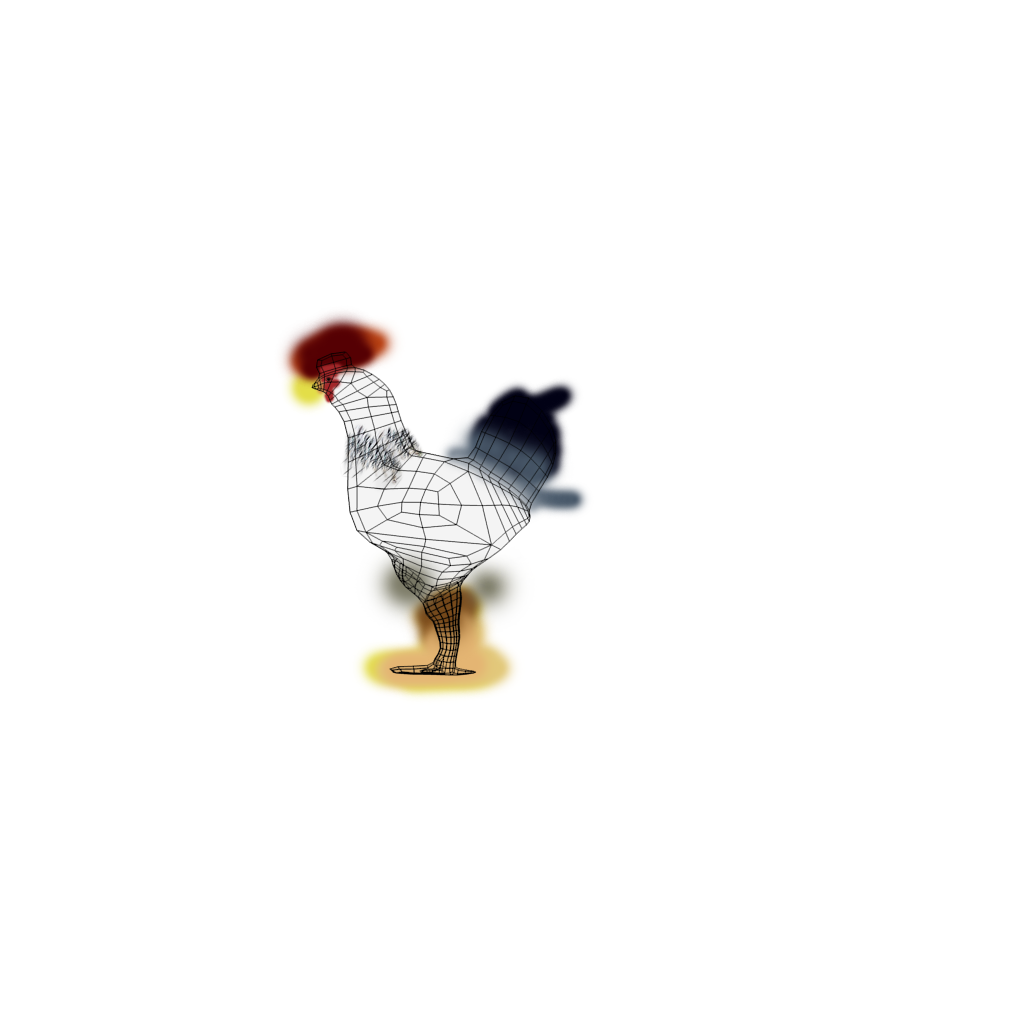
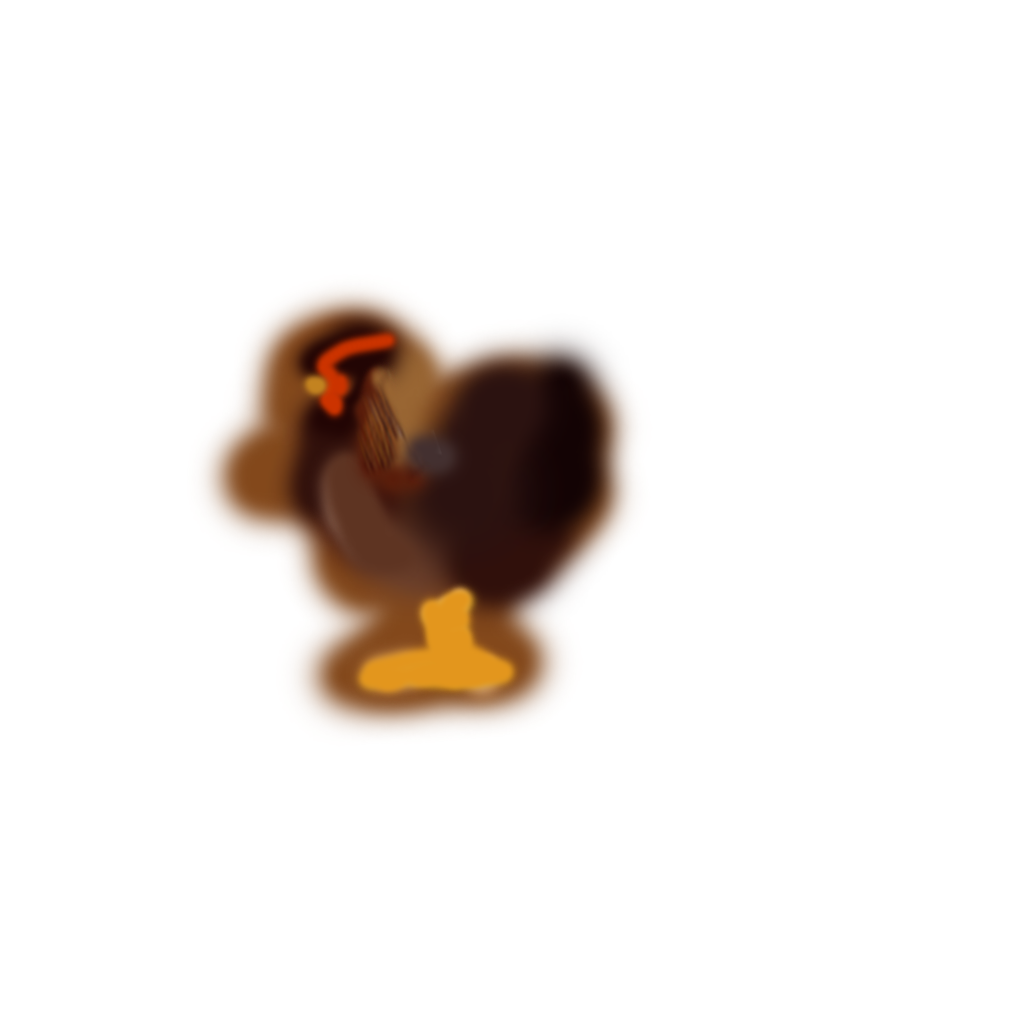
Comparing the layer stacks of the two (1024, 1024) images. Changes:
hid "Layer 0" over (x1=311, y1=351, x2=557, y2=676)
added layer "footer colour" above "Layer 4" over (x1=347, y1=579, x2=524, y2=702)
added layer "Layer 4" (42%) above "Layer 3" over (x1=351, y1=581, x2=522, y2=700)
added layer "Layer 3" above "Layer 2" over (x1=354, y1=368, x2=442, y2=487)
painted on "Layer 1" over (x1=191, y1=279, x2=646, y2=742)
